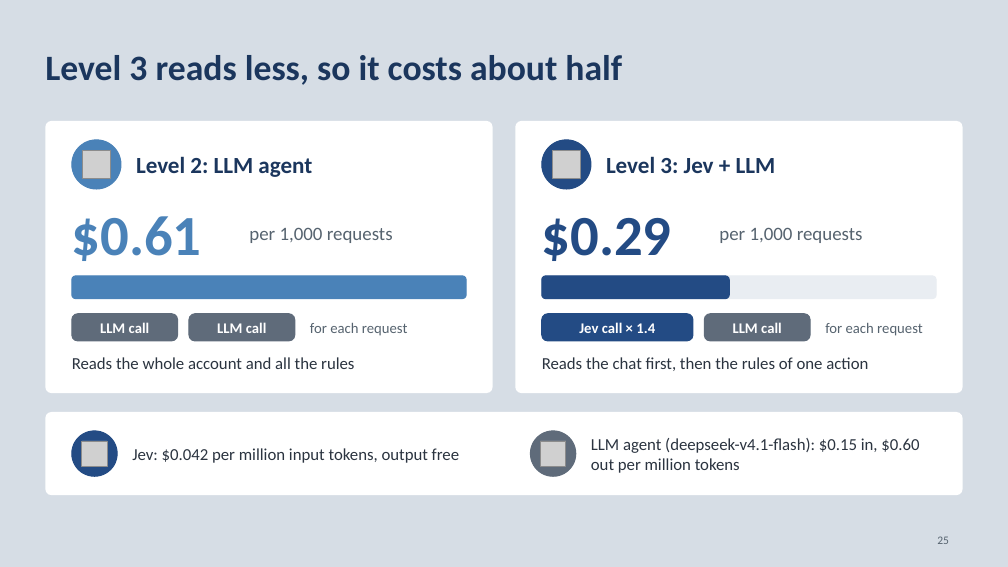
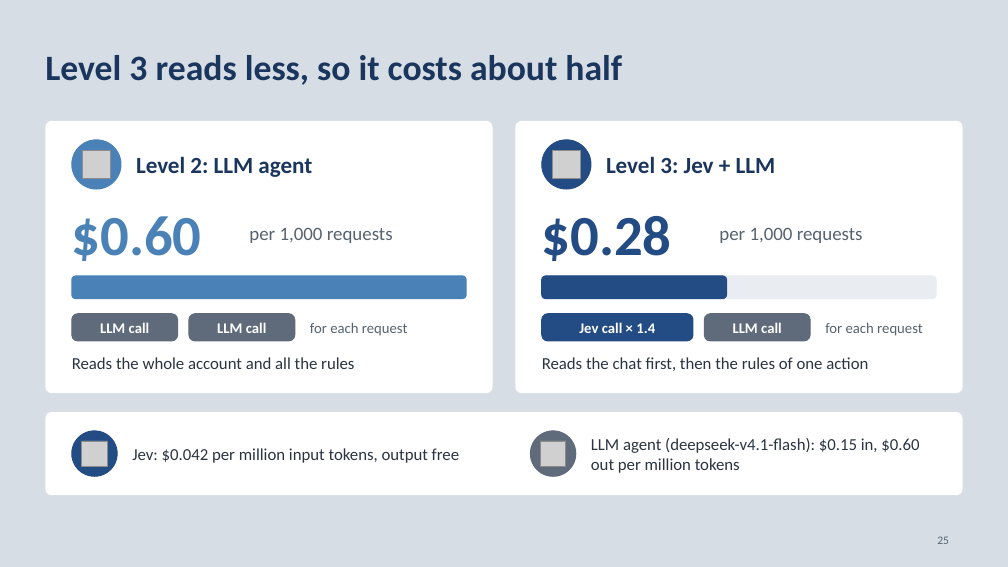
Before and after one commit to neilonthesky/english-presentation, a slide deck: slide 25 of slides/deck.pptx. Drawn at 1008x567 pixels with LibreOffice and Linux fonts; fonts in the diff are those of the drawing; grey boxes stand for pictures. Boxes give left, top, right and bottom in pixels: in the first picture for what was removed or moved away, otherwise in the second. Text is boxed around its words. In the diff, an @@ line names an element or a change of style, - is before the commit and + after.

```diff
--- a/slides/deck.pptx
+++ b/slides/deck.pptx
@@ text at bbox=[72, 216, 202, 261]: text changed @@
-$0.61
+$0.60
@@ text at bbox=[542, 216, 672, 261]: text changed @@
-$0.29
+$0.28
```
Also in this commit, not shown: 12 other slides changed, 11 other files.
